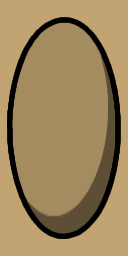
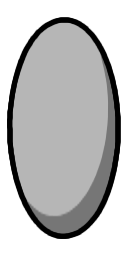
Layers edited between the first and the second 128 × 256 image:
"New Layer#1": opacity 100% → 60%, painted on it over [22, 43, 119, 237]
"New Layer#2": opacity 100% → 60%, painted on it over [9, 19, 119, 239]
painted on "New Layer" over [0, 0, 128, 256]
